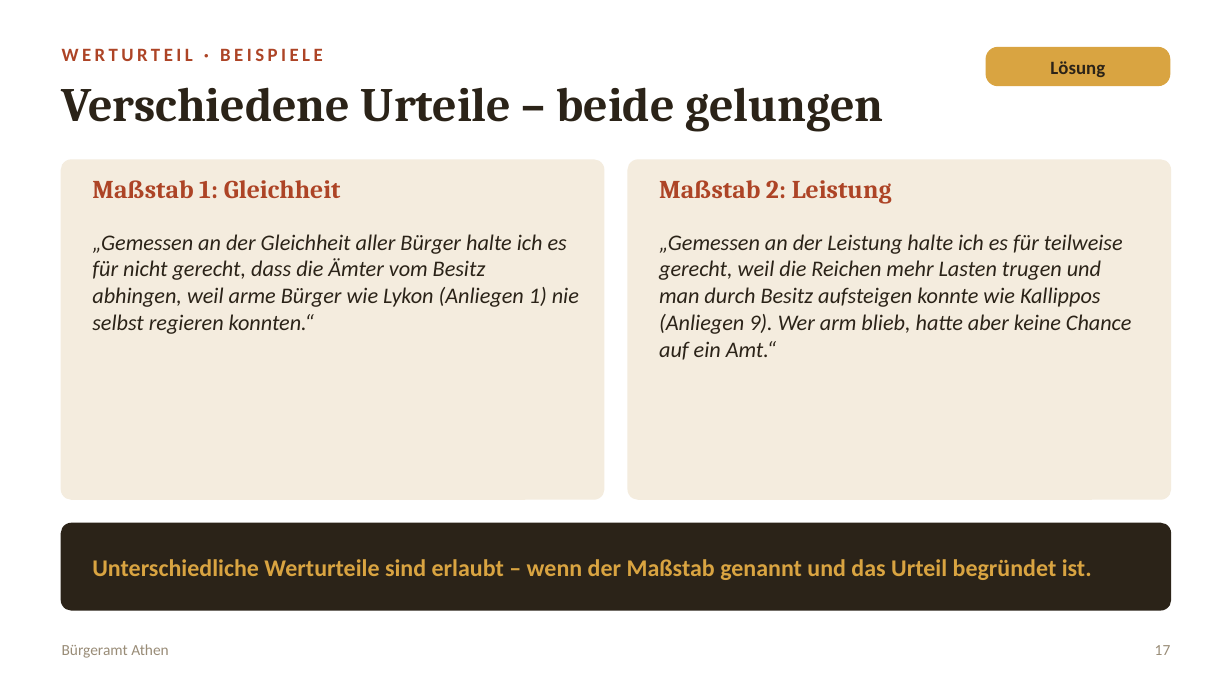
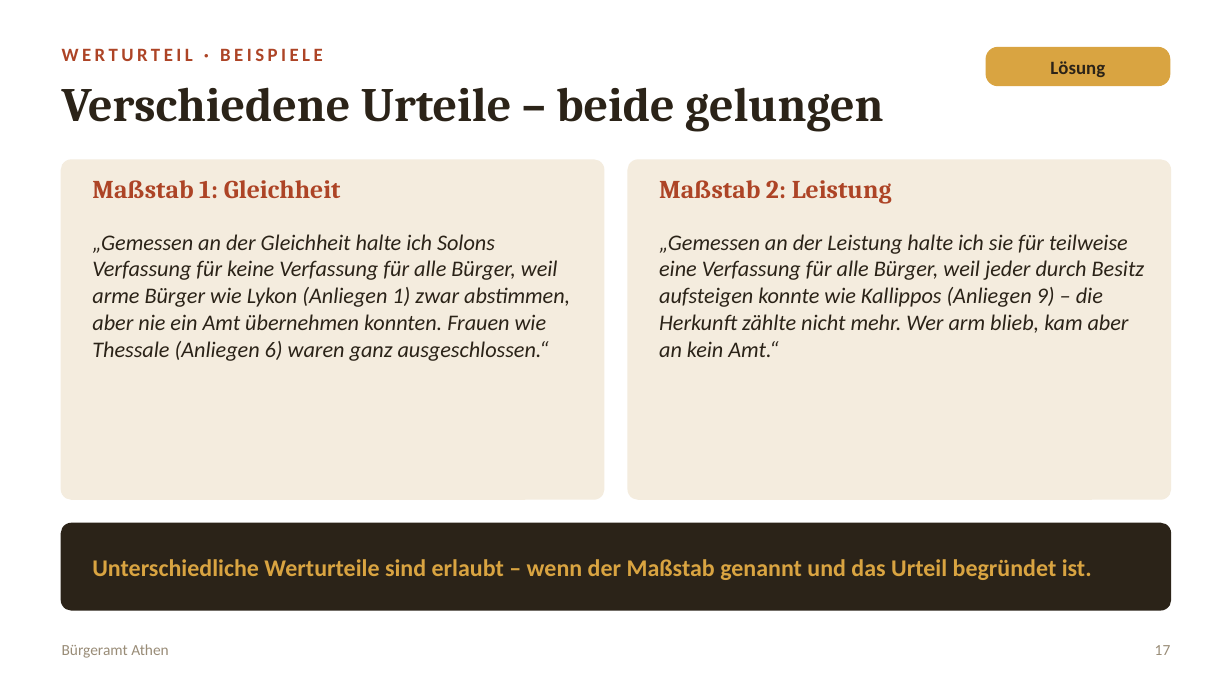
Before and after one commit to golzkonstantin-gif/Schule, a slide deck: slide 17 of Geschichte_11/Stunde_Buergeramt_Athen/Folien_Buergeramt_Athen.pptx. Drawn at 1232x693 pixels with LibreOffice and Linux fonts; fonts in the diff are those of the drawing. Boxes give left, top, right and bottom in pixels: in the first picture for what was removed or moved away, otherwise in the second. Text is boxed around its words. In the diff, an @@ line names an element or a change of style, - is before the commit and + after.

```diff
--- a/Geschichte_11/Stunde_Buergeramt_Athen/Folien_Buergeramt_Athen.pptx
+++ b/Geschichte_11/Stunde_Buergeramt_Athen/Folien_Buergeramt_Athen.pptx
@@ text at [92, 234, 570, 361]: text changed @@
-„Gemessen an der Gleichheit aller Bürger halte ich es für nicht gerecht, dass die Ämter vom Besitz abhingen, weil arme Bürger wie Lykon (Anliegen 1) nie selbst regieren konnten.“
+„Gemessen an der Gleichheit halte ich Solons Verfassung für keine Verfassung für alle Bürger, weil arme Bürger wie Lykon (Anliegen 1) zwar abstimmen, aber nie ein Amt übernehmen konnten. Frauen wie Thessale (Anliegen 6) waren ganz ausgeschlossen.“
@@ text at [659, 234, 1145, 357]: text changed @@
-„Gemessen an der Leistung halte ich es für teilweise gerecht, weil die Reichen mehr Lasten trugen und man durch Besitz aufsteigen konnte wie Kallippos (Anliegen 9). Wer arm blieb, hatte aber keine Chance auf ein Amt.“
+„Gemessen an der Leistung halte ich sie für teilweise eine Verfassung für alle Bürger, weil jeder durch Besitz aufsteigen konnte wie Kallippos (Anliegen 9) – die Herkunft zählte nicht mehr. Wer arm blieb, kam aber an kein Amt.“
```
Also in this commit, not shown: 1 other slide changed, 1 other file.
